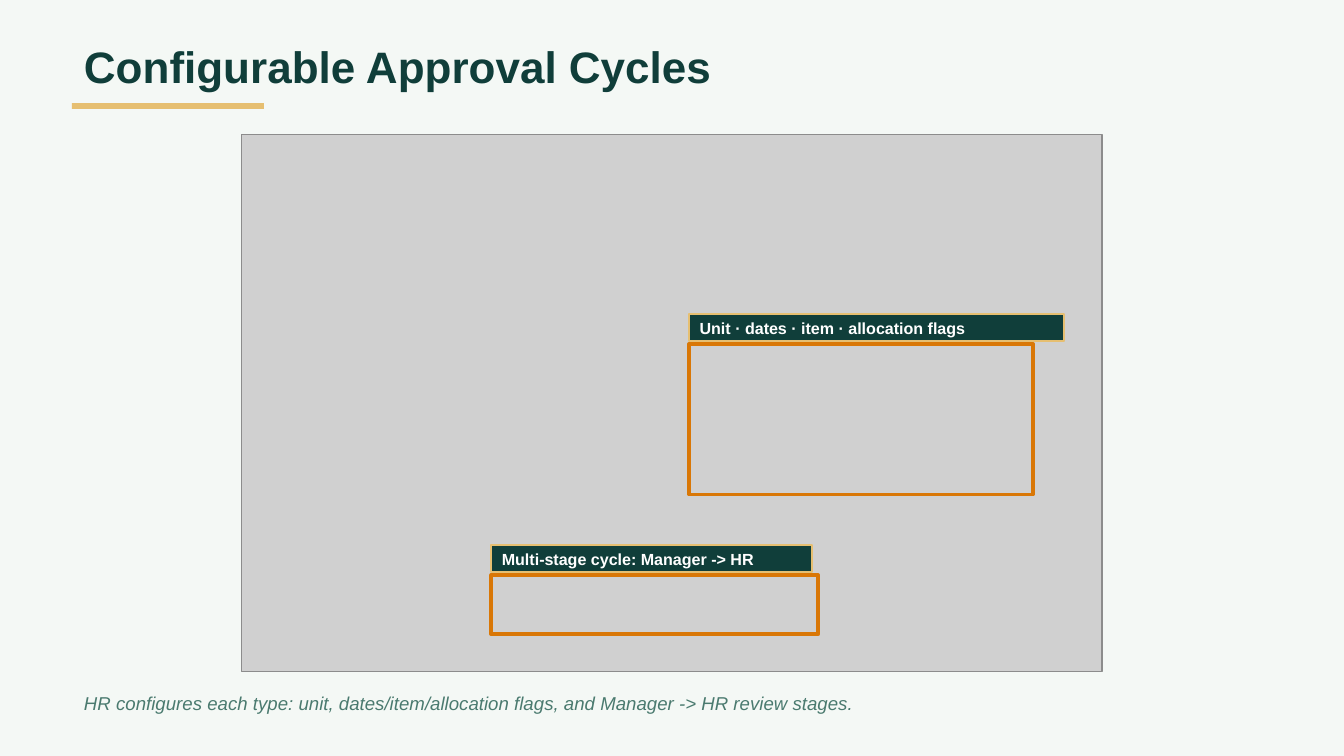
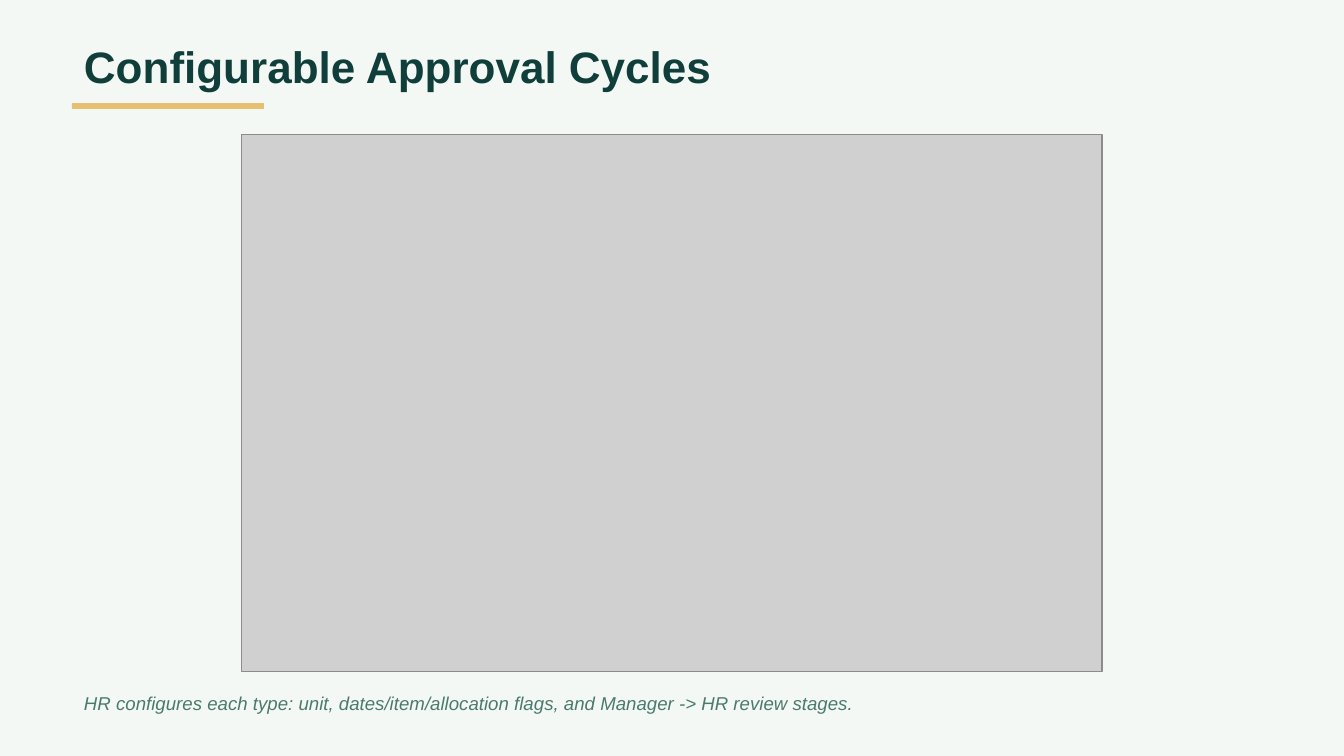
Before and after one commit to Ahmed-Mahdyy/Daimoma, a slide deck: slide 9 of docs/presentation/Daimoma-presentation.pptx. Drawn at 1344x756 pixels with LibreOffice and Linux fonts; fonts in the diff are those of the drawing; grey boxes stand for pictures. Boxes give left, top, right and bottom in pixels: in the first picture for what was removed or moved away, otherwise in the second. Text is boxed around its words. In the diff, an @@ line names an element or a change of style, - is before the commit and + after.

```diff
--- a/docs/presentation/Daimoma-presentation.pptx
+++ b/docs/presentation/Daimoma-presentation.pptx
@@ rectangle removed at (689, 315, 1065, 341) @@
-Unit · dates · item · allocation flags
@@ rectangle removed at (689, 344, 1033, 494) @@
@@ rectangle removed at (491, 545, 812, 572) @@
-Multi-stage cycle: Manager -> HR
@@ rectangle removed at (491, 576, 818, 635) @@
```
Also in this commit, not shown: 7 other slides changed, 1 other file.
